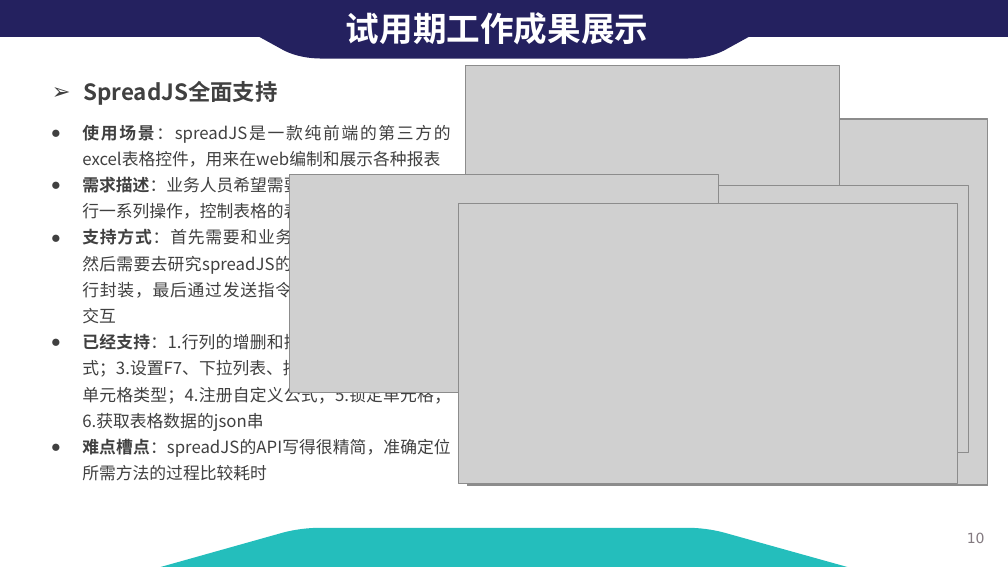
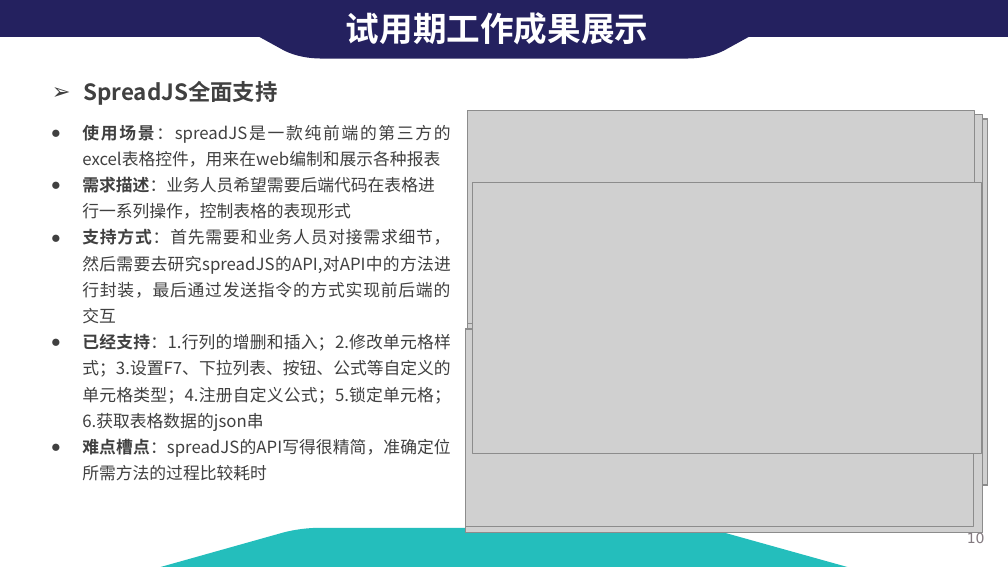
Before and after one commit to careyke/zhuangzheng, a slide deck: slide 10 of 转正评审-柯创.pptx. Drawn at 1008x567 pixels with LibreOffice and Linux fonts; fonts in the diff are those of the drawing; grey boxes stand for pictures; background and template pictures are left out. Boxes give left, top, right and bottom in pixels: in the first picture for what was removed or moved away, otherwise in the second. Text is boxed around its words. In the diff, an @@ line names an element or a change of style, - is before the commit and + after.

```diff
--- a/转正评审-柯创.pptx
+++ b/转正评审-柯创.pptx
@@ picture resized from (x1=466, y1=66, x2=840, y2=301) to (x1=467, y1=115, x2=983, y2=335) @@
@@ picture resized from (x1=459, y1=204, x2=958, y2=484) to (x1=468, y1=111, x2=974, y2=324) @@
@@ picture removed at (x1=290, y1=174, x2=719, y2=393) @@
@@ picture resized from (x1=486, y1=185, x2=969, y2=453) to (x1=473, y1=182, x2=982, y2=454) @@
@@ picture added at (x1=466, y1=329, x2=983, y2=533) @@
@@ picture resized from (x1=480, y1=203, x2=825, y2=400) to (x1=466, y1=330, x2=973, y2=527) @@
```
Also in this commit, not shown: 2 other slides changed, 2 slides added, 1 slide removed, 1 other file.
